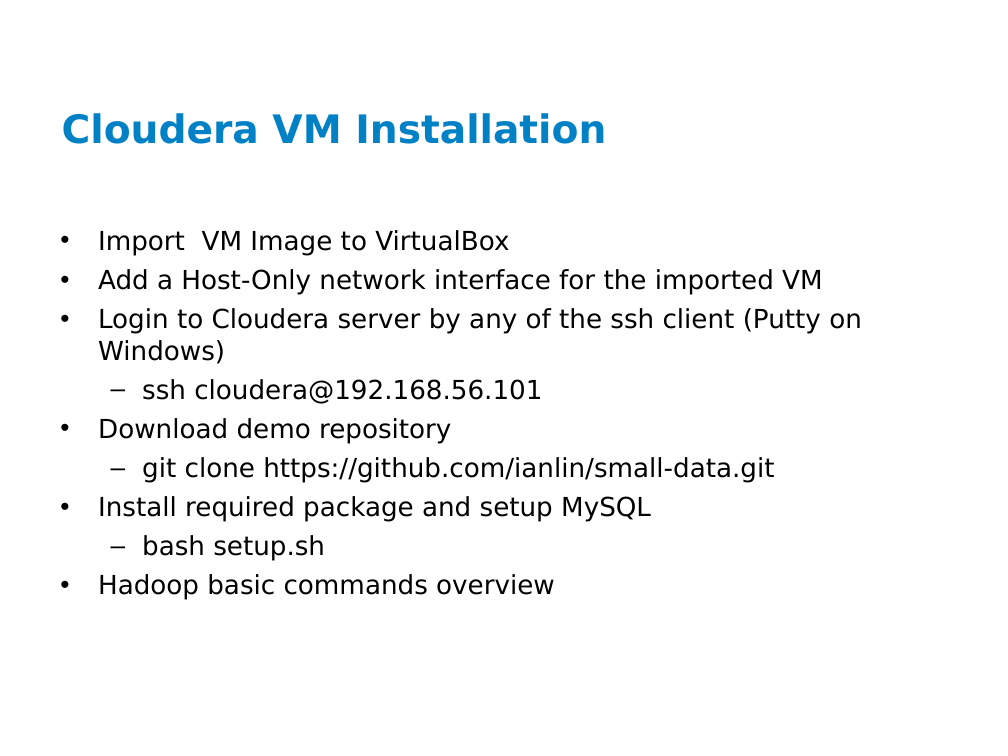
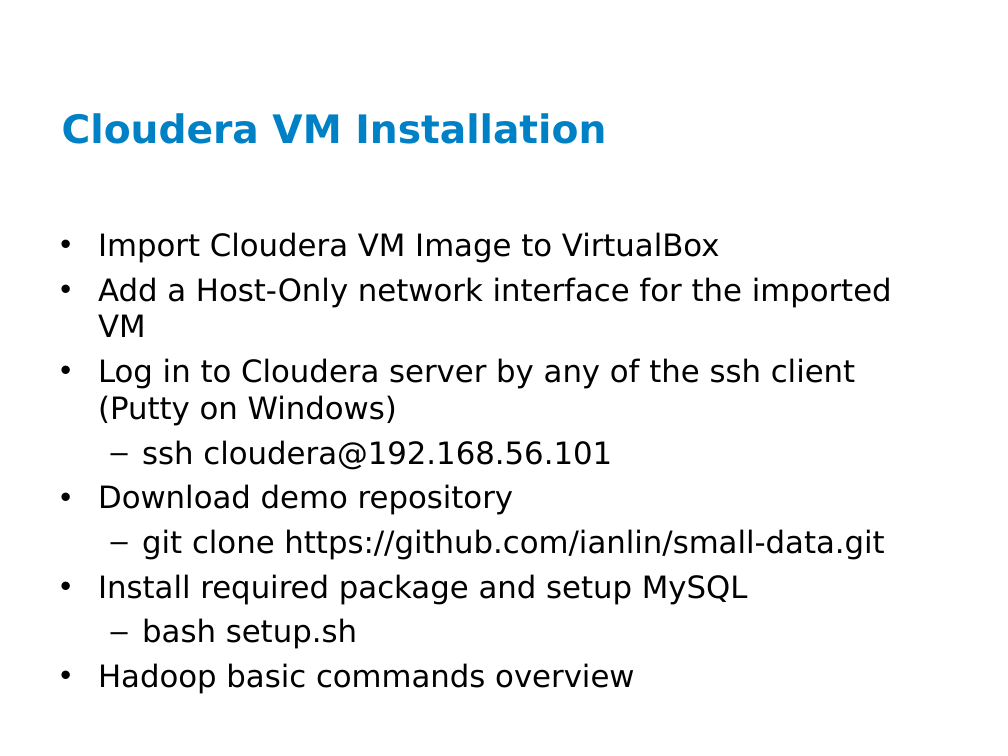
Before and after one commit to ianlin/small-data, a slide deck: slide 4 of training/data_etl.ppt (slide 5 before the commit). Drawn at 1008x756 pixels with LibreOffice and Linux fonts; fonts in the diff are those of the drawing; background and template pictures are left out. Boxes give left, top, right and bottom in pixels: in the first picture for what was removed or moved away, otherwise in the second. Text is boxed around its words. In the diff, an @@ line names an element or a change of style, - is before the commit and + after.

```diff
--- a/training/data_etl.ppt
+++ b/training/data_etl.ppt
@@ text at [98,232,720,263]: text changed; size 18.7 to 22 pt @@
-• Import VM Image to VirtualBox
+• Import Cloudera VM Image to VirtualBox
@@ text at [98,277,892,694]: size 18.7 to 22 pt in "Add a Host-Only network interface for the ...", "ssh cloudera@192.168.56.101", "Download demo repository", "git clone https://github.com/ianlin/small-data.git" and 3 more places @@
@@ text at [98,358,855,426]: text changed; size 18.7 to 22 pt @@
-• Login to Cloudera server by any of the ssh client (Putty on Windows)
+• Log in to Cloudera server by any of the ssh client (Putty on Windows)
```
Also in this commit, not shown: 8 other slides changed, 4 slides added, 1 slide removed.
